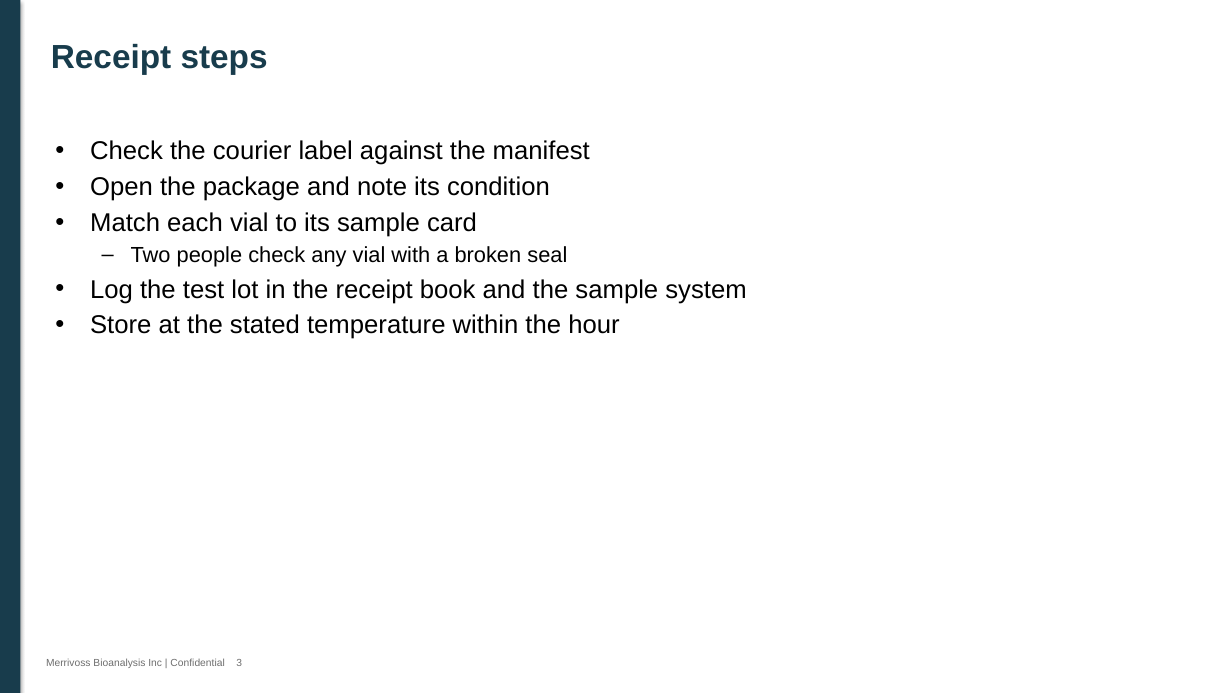
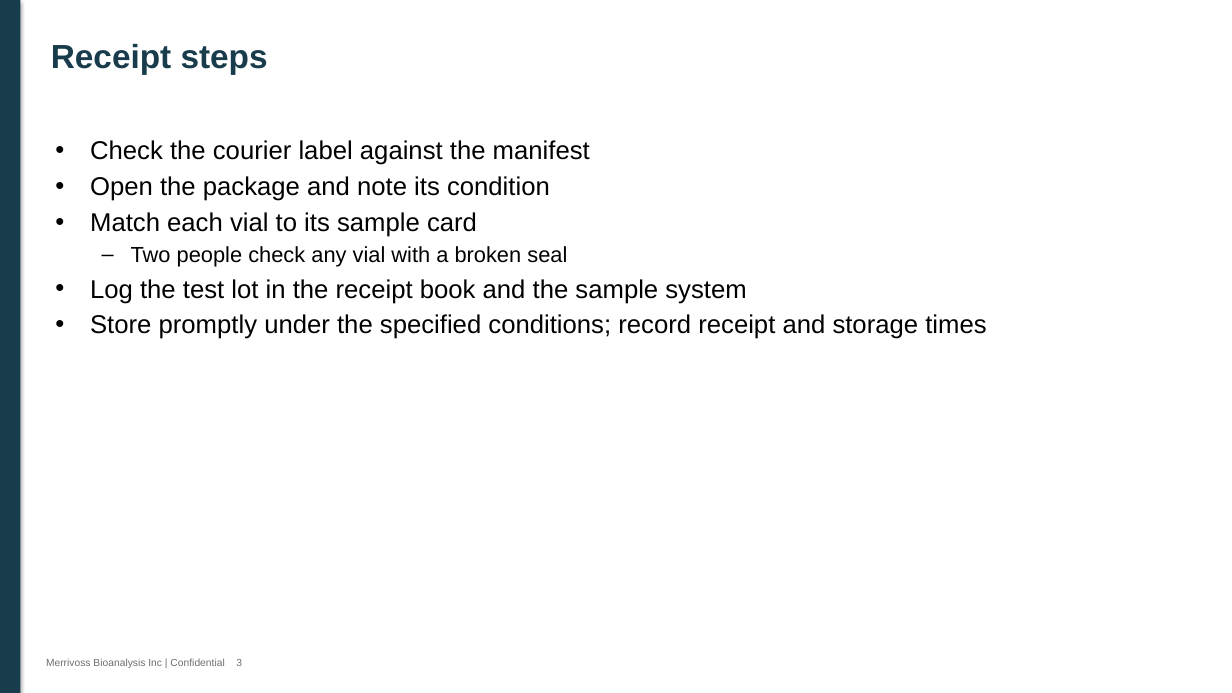
Before and after one commit to 60xAI/portco-mock-dataset, a slide deck: slide 3 of output/archive/BrindlewytheData/QA/Training/2024/Copy of Sample_handover_training.pptx. Drawn at 1232x693 pixels with LibreOffice and Linux fonts; fonts in the diff are those of the drawing. Boxes give left, top, right and bottom in pixels: in the first picture for what was removed or moved away, otherwise in the second. Text is boxed around its words. In the diff, an @@ line names an element or a change of style, - is before the commit and + after.

```diff
--- a/output/archive/BrindlewytheData/QA/Training/2024/Copy of Sample_handover_training.pptx
+++ b/output/archive/BrindlewytheData/QA/Training/2024/Copy of Sample_handover_training.pptx
@@ text at box(90, 314, 986, 339): text changed @@
-• Store at the stated temperature within the hour
+• Store promptly under the specified conditions; record receipt and storage times
```
Also in this commit, not shown: 3 other slides changed, 1 other file.
